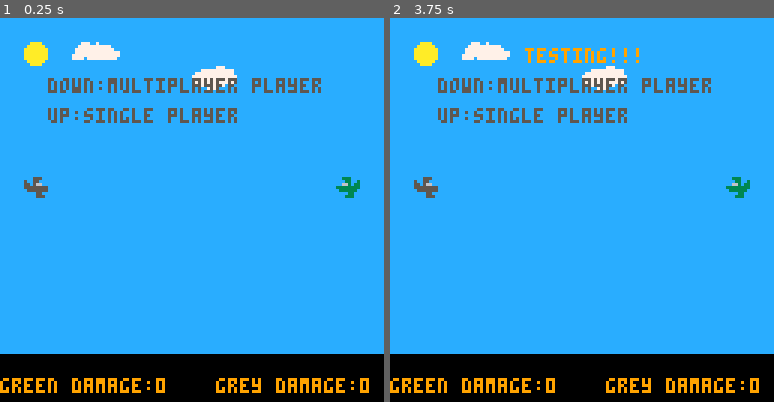
Above: before the commit, frames 1-2 (left to right).
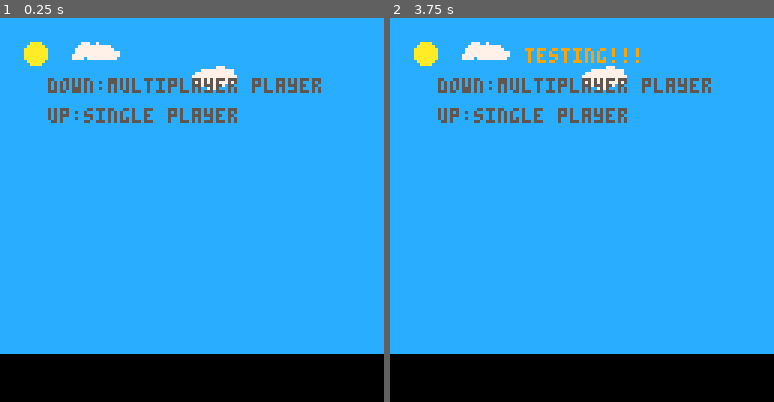
Above: after the commit, the same moments.

Repository: jerrybookbenson/pico8-games
Game: PICO-8 cartridge plane-battle.p8
Two runs of this game, one before a commit and one after it. Both use one fixed random seed, a clock stepped at 60 frames per second and the inputs below.
Inputs:
- Up to frame 1 (0.25 s): no input
- Up to frame 2 (3.75 s): tap X (X key) at 0.33, 1.07, 1.85, 2.97 s; tap O (Z key) at 0.7, 1.7, 2.1, 2.5, 2.9, 3.3, 3.7 s; hold Right 1.6-2.1 s; hold Right 2.47-3.03 s; hold Left 3.08-3.58 s; hold Down from 3.63 s (still down)

The runs differ from the first frame. In frame 1, 1.9% of the frame differs, in the area x 0-97%, y 41-98%; in frame 2, 1.9%.

Commit message:
fix multiplayer

Diff:
--- a/plane-battle.p8
+++ b/plane-battle.p8
@@ -4,8 +4,12 @@
 --plane-battle
 --by jerry benson
 --this is a cool & fun game
-
 function _init()
+game_over = true
+end
+
+
+function setup()
 
   pause = false
   is_crashing = false
@@ -62,7 +66,7 @@
   pl2_rubble_spr2 = 123
 
 	actors = {} --all actors in world
-  game_over = true
+  game_over = false
   game_over_damage = 5
   middle = 8
   min_x = .5
@@ -155,9 +159,9 @@
   cls()
   map(0,0,0,0,16,16)
   foreach(actors,draw_actor)
-  print ("green damage:"..pl1.damage.."    grey damage:"..pl2.damage, 0,120, 9)
+
   if (game_over) then
-  	if (pl2.damage == game_over_damage) then
+  	if (pl2 and pl2.damage == game_over_damage) then
       print ("green won!!!",45, 10, 9)
       del (actors, pl2_flame)
       del (actors, pl2)
@@ -174,7 +178,7 @@
       end
       draw_actor(pl2_rubble1)
       draw_actor(pl2_rubble2)
-    elseif (pl1.damage == game_over_damage) then
+    elseif (pl1 and pl1.damage == game_over_damage) then
       print ("grey won!!!", 45, 10, 9)
       del (actors, pl1_flame)
       del (actors, pl1)
@@ -195,10 +199,13 @@
     print (" up:single player", 12, 30, 5)
     print (" down:multiplayer player", 12, 20, 5)
     if (btn (2) or btn (2,1)) then
-      _init()
+      setup()
     end
     if (btn (3) or btn(3,1)) then
       print ("testing!!!", 45, 10, 9)
+    end
+    if (pl2 and pl1) then
+    print ("green damage:"..pl1.damage.."    grey damage:"..pl2.damage, 0,120, 9)
     end
  	end
 end
